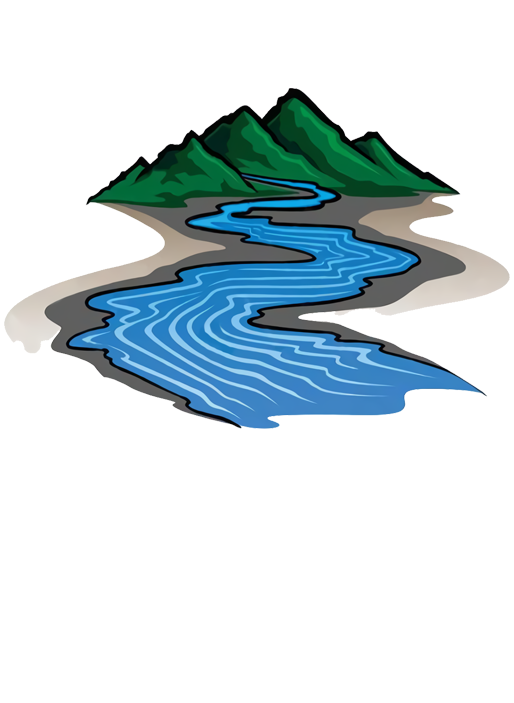
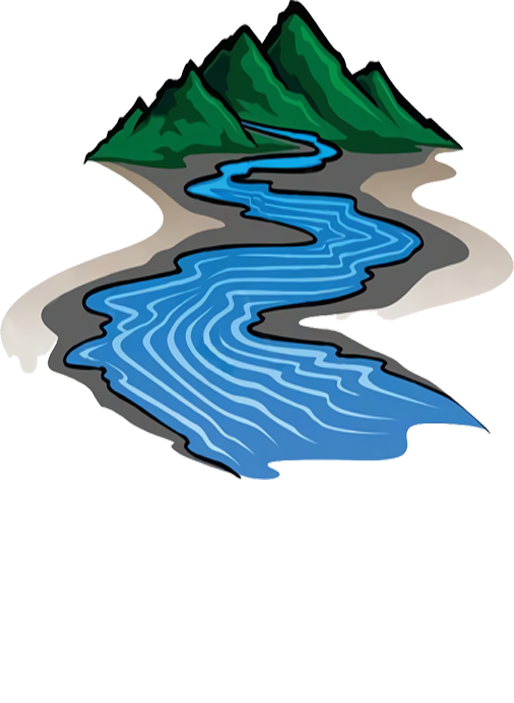
Layers edited between the first and the second w=514, h=703 image:
painted on "Слой 1" over [0, 0, 514, 480]
